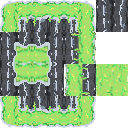
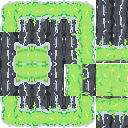
The second 128 x 128 image is a revision of the first. Changes to its layers:
painted on "cliff" (2nd of 15, in "Inverted" › "Grass copy 2") over 75, 29, 96, 64
added group "Grass nocap copy" with 3 layers above "Grass nocap" over 96, 95, 128, 128
added layer "grass overhang" (10th of 18, in "Grass nocap copy") in group "Grass nocap copy" over 96, 95, 128, 121
added layer "grass" (10th of 18, in "Grass nocap copy") in group "Grass nocap copy" over 96, 95, 128, 114
added layer "cliff" (9th of 15, in "Grass nocap copy") in group "Grass nocap copy" over 96, 96, 128, 128
added group "Grass nocap" with 3 layers above "Grass" over 93, 32, 128, 97
added layer "grass overhang" (11th of 18, in "Grass nocap") in group "Grass nocap" over 96, 39, 128, 97
added layer "grass" (11th of 18, in "Grass nocap") in group "Grass nocap" over 93, 46, 128, 64
added layer "cliff" (10th of 15, in "Grass nocap") in group "Grass nocap" over 96, 32, 128, 63
